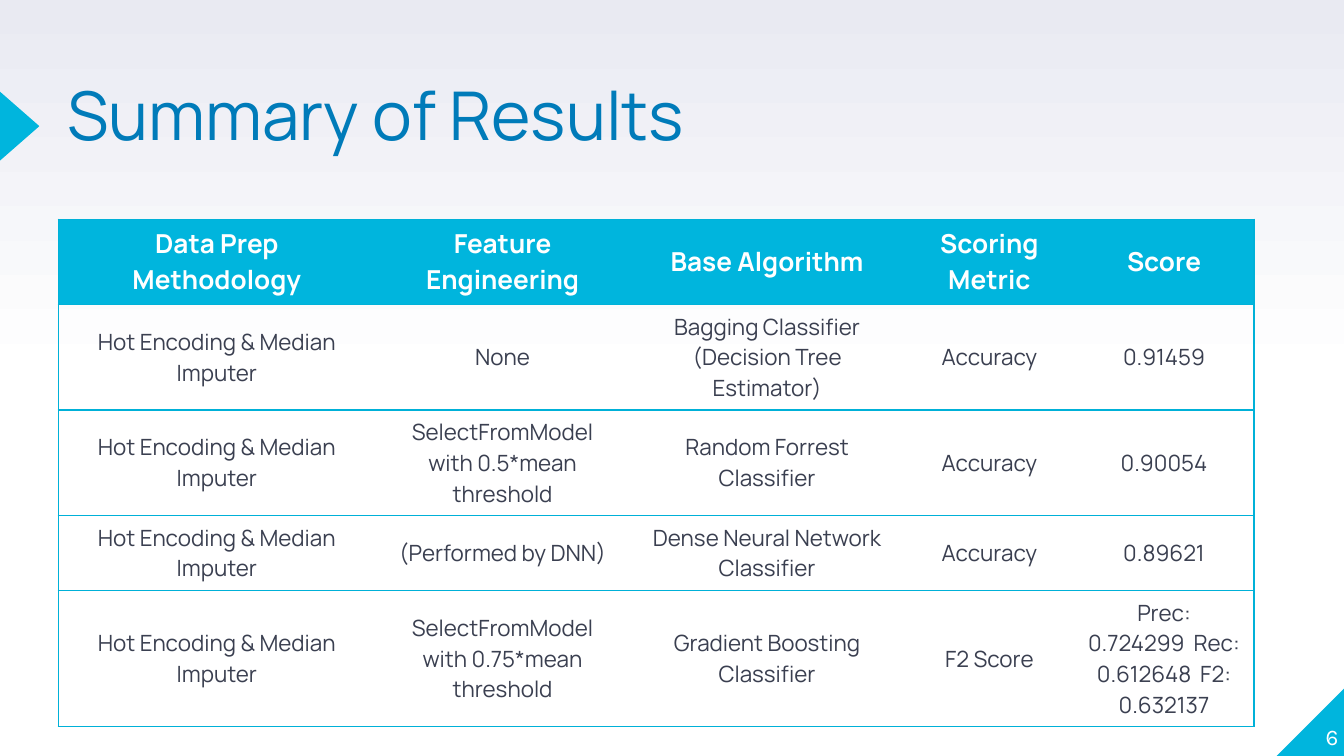
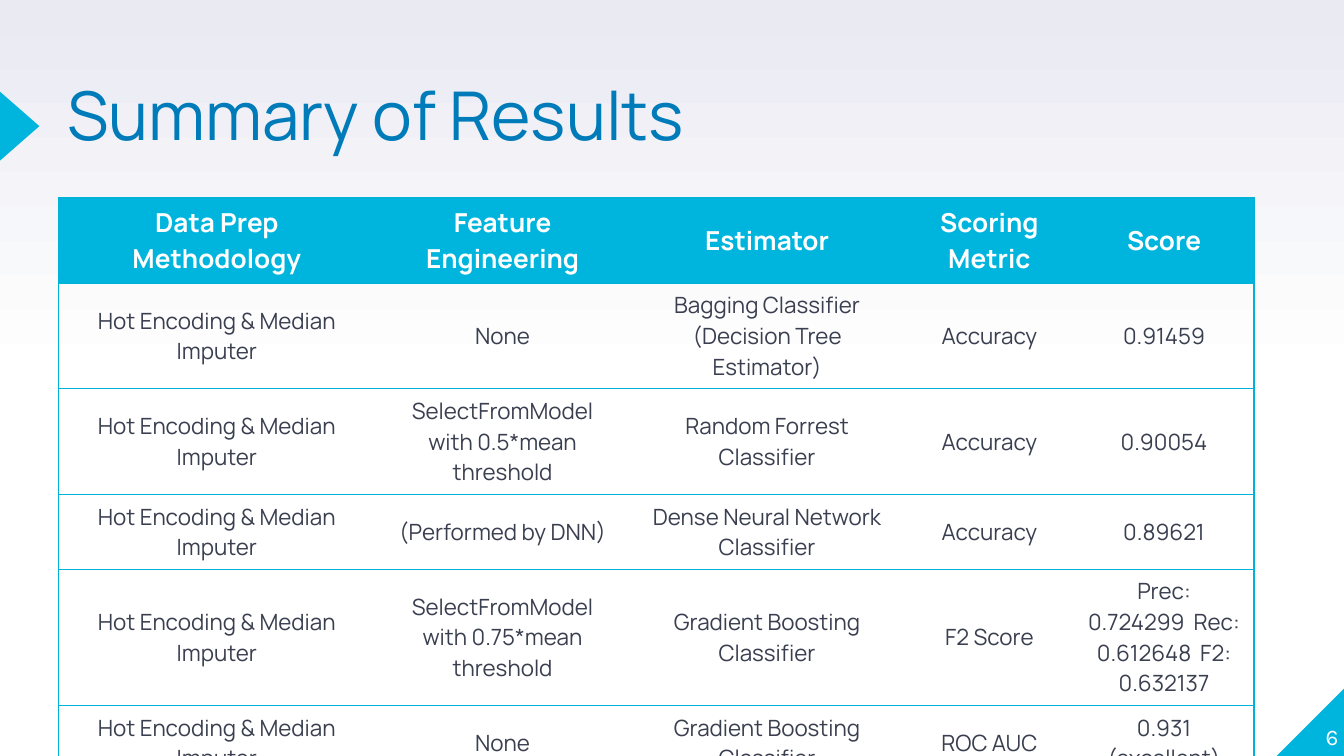
Before and after one commit to oliverfoster27/Kaggle-ColombusRetailClassification, a slide deck: slide 6 of misc/Final Presentation.pptx. Drawn at 1344x756 pixels with LibreOffice and Linux fonts; fonts in the diff are those of the drawing. Boxes give left, top, right and bottom in pixels: in the first picture for what was removed or moved away, otherwise in the second. Text is boxed around its words. In the diff, an @@ line names an element or a change of style, - is before the commit and + after.

```diff
--- a/misc/Final Presentation.pptx
+++ b/misc/Final Presentation.pptx
@@ table at (58, 198, 1254, 756) @@
-row 1, column 3: Base Algorithm
+row 1, column 3: Estimator
+row 6: Hot Encoding & Median Imputer | None | Gradient Boosting Classifier | ROC AUC | 0.931 (excellent)
@@ table: place and size @@
-table at (58, 219, 1254, 718)
+table at (58, 198, 1254, 756)
```
Also in this commit, not shown: 2 other slides changed, 1 slide removed, 4 other files.
